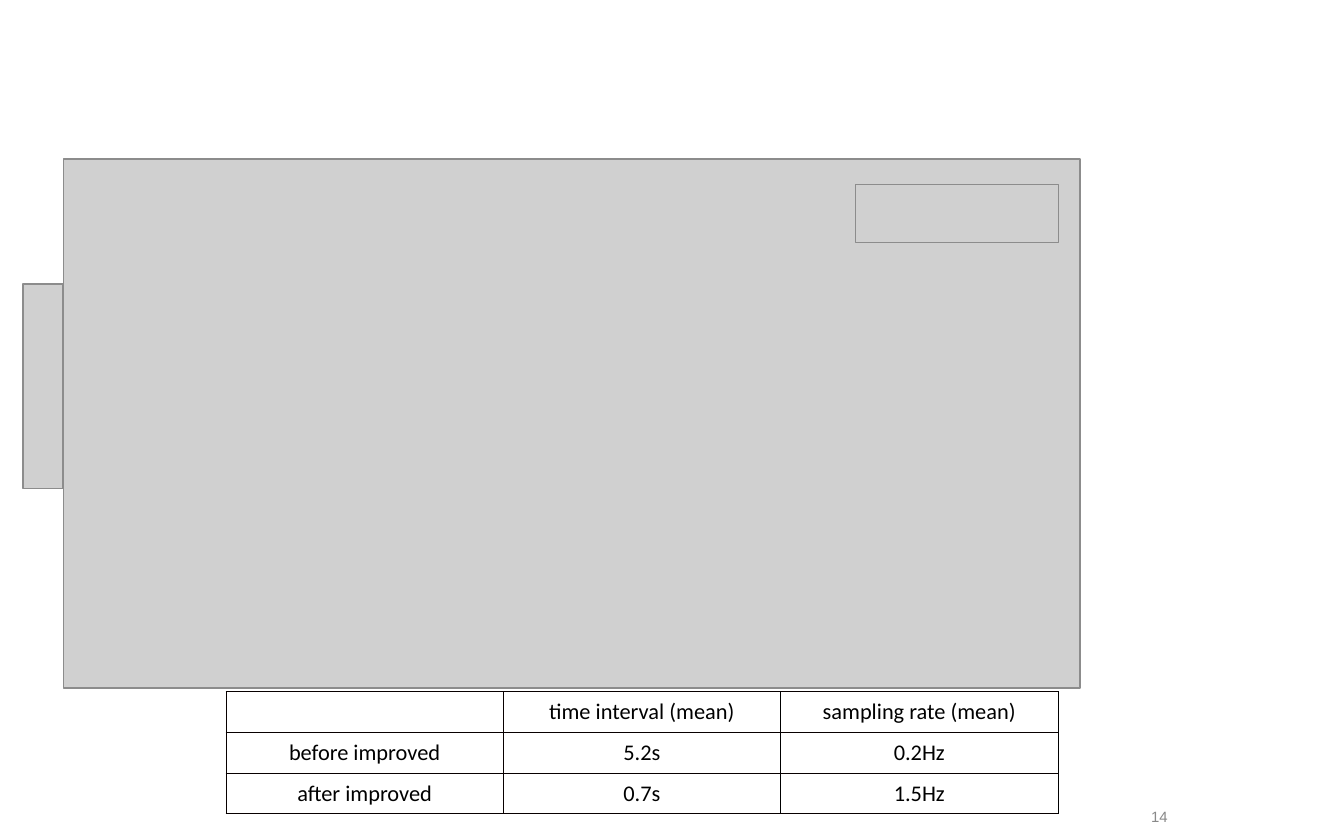
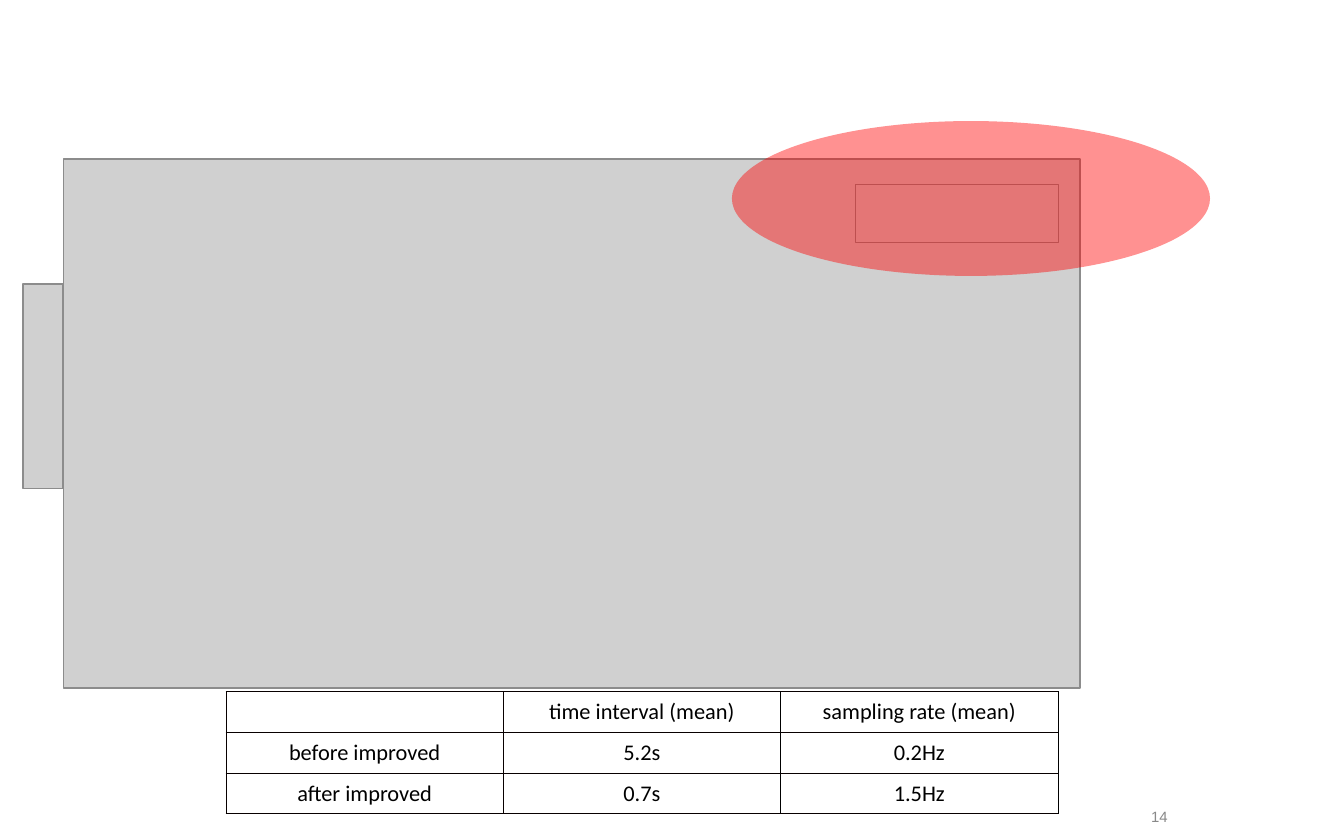
Before and after one commit to yitong-quan/thesis_indoorLocalization, a slide deck: slide 14 of text_editing/ppt/Zwischenpraesentation_newest.ppt. Drawn at 1344x840 pixels with LibreOffice and Linux fonts; fonts in the diff are those of the drawing; grey boxes stand for pictures; background and template pictures are left out. Boxes give left, top, right and bottom in pixels: in the first picture for what was removed or moved away, otherwise in the second. Text is boxed around its words. In the diff, an @@ line names an element or a change of style, - is before the commit and + after.

```diff
--- a/text_editing/ppt/Zwischenpraesentation_newest.ppt
+++ b/text_editing/ppt/Zwischenpraesentation_newest.ppt
@@ ellipse added at [732, 121, 1211, 276], fill #FF0000 at 43% opacity @@
```
Also in this commit, not shown: 8 other slides changed, 10 other files.
